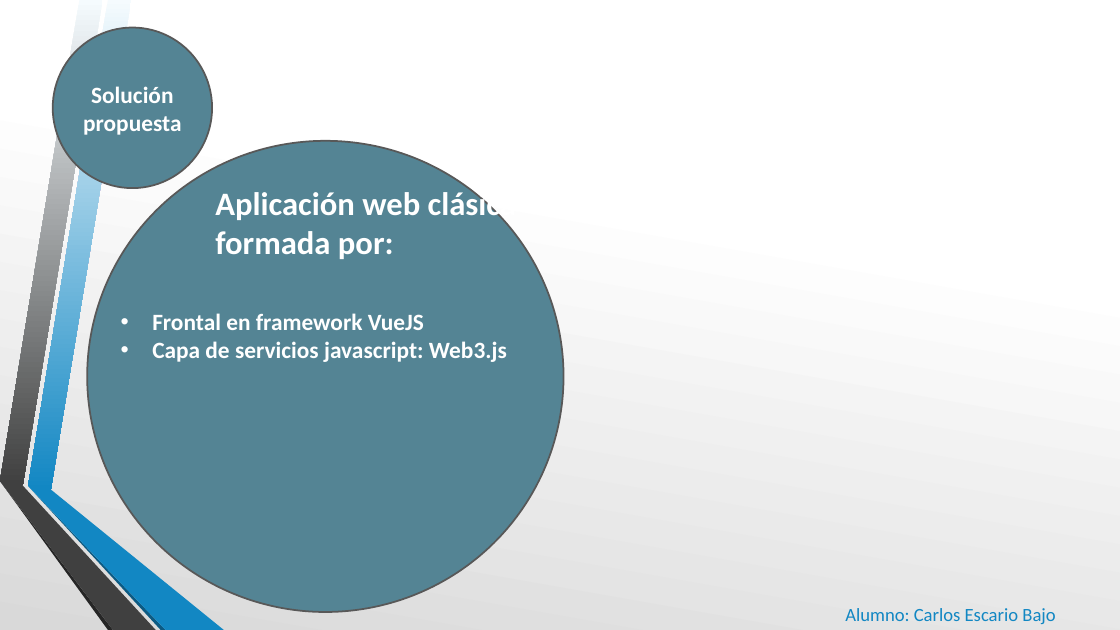
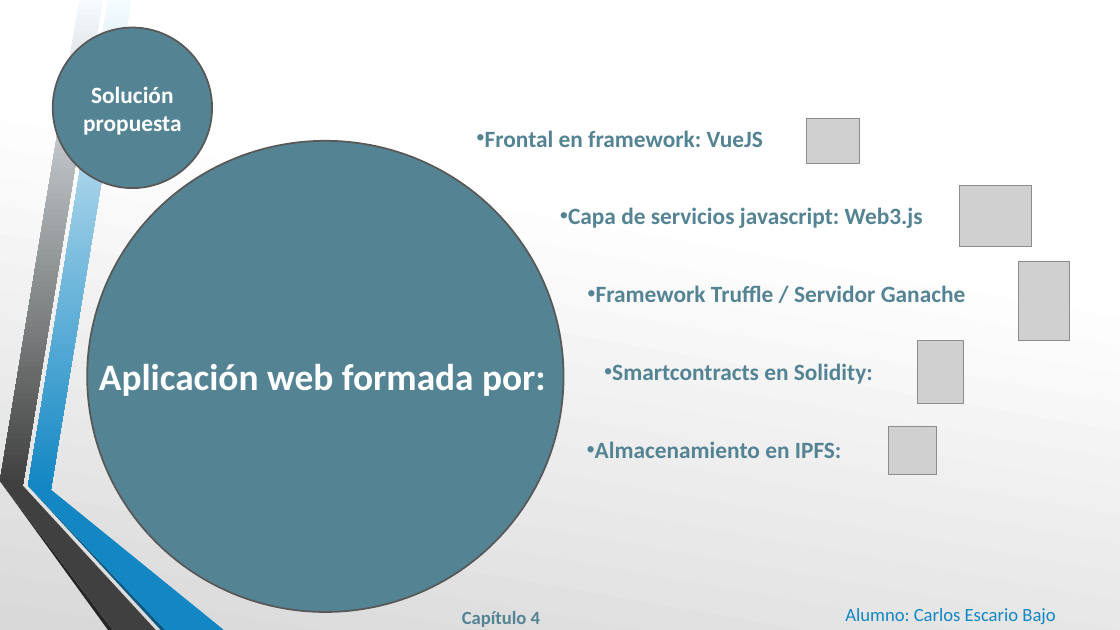
Before and after one commit to cescari/docs, a slide deck: slide 6 of Defensa TFG.pptx. Drawn at 1120x630 pixels with LibreOffice and Linux fonts; fonts in the diff are those of the drawing; grey boxes stand for pictures; background and template pictures are left out. Boxes give left, top, right and bottom in pixels: in the first picture for what was removed or moved away, otherwise in the second. Text is boxed around its words. In the diff, an @@ line names an element or a change of style, - is before the commit and + after.

```diff
--- a/Defensa TFG.pptx
+++ b/Defensa TFG.pptx
@@ picture added at (x1=807, y1=118, x2=859, y2=164) @@
@@ text at (x1=485, y1=130, x2=763, y2=147): text changed; text colour #FFFFFF to #548494 @@
-• Frontal en framework VueJS
-• Capa de servicios javascript: Web3.js
+• Frontal en framework: VueJS
@@ text added at (x1=568, y1=207, x2=923, y2=228), 20 pt, text #548494, bold @@
+• Capa de servicios javascript: Web3.js
@@ picture added at (x1=960, y1=186, x2=1032, y2=247) @@
@@ picture added at (x1=1018, y1=261, x2=1070, y2=341) @@
@@ text added at (x1=596, y1=285, x2=966, y2=302), 20 pt, text #548494, bold @@
+• Framework Truffle / Servidor Ganache
@@ picture added at (x1=918, y1=341, x2=965, y2=404) @@
@@ text at (x1=99, y1=364, x2=546, y2=396): text changed; size 28 to 32 pt @@
-Aplicación web clásica formada por:
+Aplicación web formada por:
@@ text added at (x1=612, y1=363, x2=873, y2=384), 20 pt, text #548494, bold @@
+• Smartcontracts en Solidity:
@@ text added at (x1=595, y1=441, x2=842, y2=458), 20 pt, text #548494, bold @@
+• Almacenamiento en IPFS:
@@ picture added at (x1=889, y1=426, x2=938, y2=475) @@
@@ text added at (x1=462, y1=611, x2=540, y2=627), 16 pt, text #548494, bold @@
+Capítulo 4
```
Also in this commit, not shown: 5 other slides changed, 1 slide added, 1 other file.
